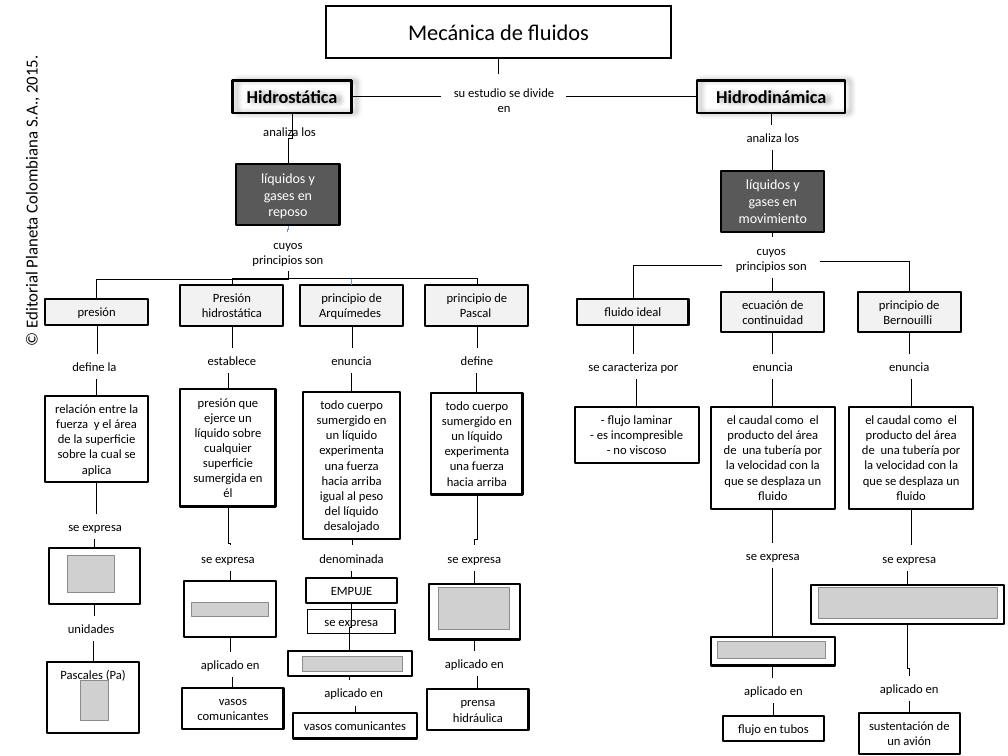
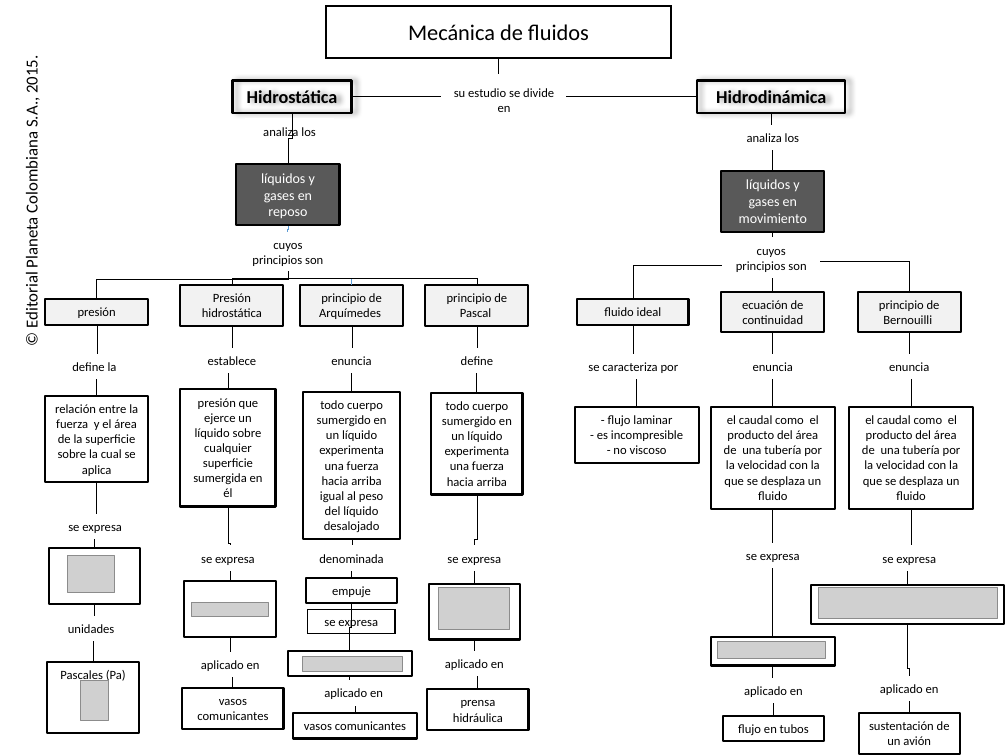
Before and after one commit to AulaPlanetaColombia/CienciasNaturales, a slide deck: slide 1 of fuentes/contenidos/grado10/guion07/CN_10_07_REC260.pptx. Drawn at 1008x756 pixels with LibreOffice and Linux fonts; fonts in the diff are those of the drawing; grey boxes stand for pictures; background and template pictures are left out. Boxes give left, top, right and bottom in pixels: in the first picture for what was removed or moved away, otherwise in the second. Text is boxed around its words. In the diff, an @@ line names an element or a change of style, - is before the commit and + after.

Commit message:
rec 260 10-07

```diff
--- a/fuentes/contenidos/grado10/guion07/CN_10_07_REC260.pptx
+++ b/fuentes/contenidos/grado10/guion07/CN_10_07_REC260.pptx
@@ text in rectangle at (332, 586, 371, 597): text changed @@
-EMPUJE
+empuje
```
